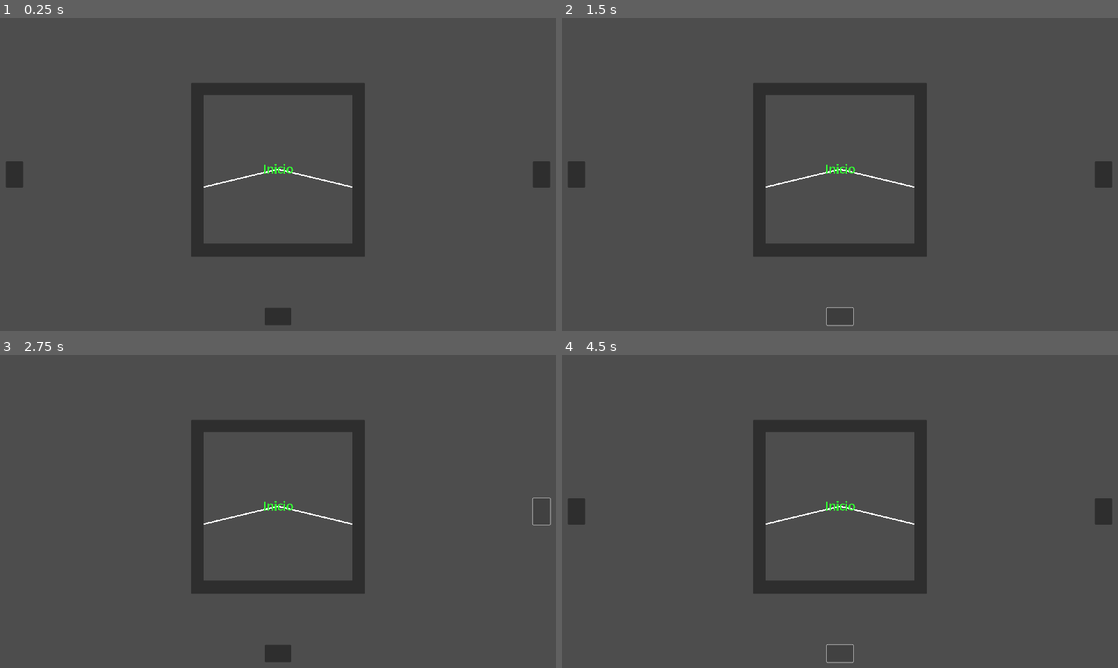
Above: before the commit, frames 1-4 (two rows, left to right).
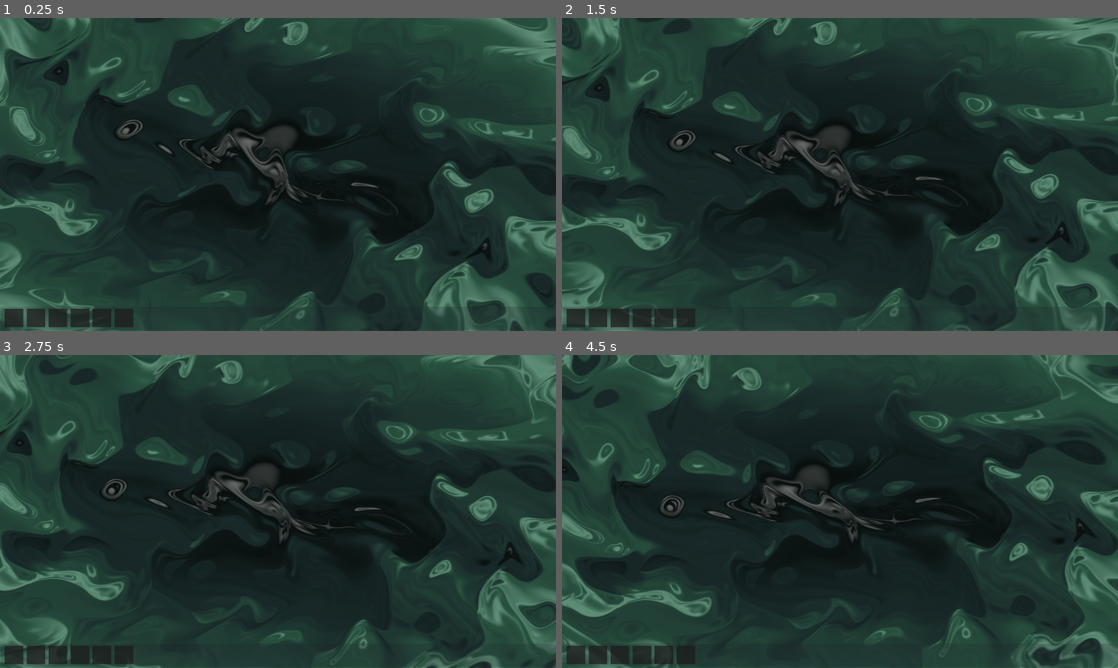
Above: after the commit, the same moments.

Repository: CubicMaldo/juego-estructura-ii
Game: Godot game, scene res://scenes/desktop/computer.tscn
Same seed, same stepped clock (60 frames per second), same inputs: the game is played once before the commit and once after it. Before the commit the project starts from res://scenes/tree/node_2d.tscn.
Inputs (mouse positions are in pixels of both pictures, inside the frame that each line leads up to):
- Up to frame 1 (0.25 s): no input
- Up to frame 2 (1.5 s): click (578, 174) at 0.52 s; click (840, 315) at 1.27 s
- Up to frame 3 (2.75 s): click (539, 511) at 2.02 s
- Up to frame 4 (4.5 s): click (1101, 511) at 2.77 s; click (578, 511) at 3.52 s; click (840, 652) at 4.27 s

The runs differ from the first frame. In frame 1, 96% of the frame differs, in the area x 0-100%, y 0-100%; in frame 2, 96%; in frame 3, 96%; in frame 4, 97%.

Commit message:
iconos de apps interaccionables (aun no hacen nada)

Diff:
--- a/assets/scripts/arboles/visual/arbol_visual.gd
+++ b/assets/scripts/arboles/visual/arbol_visual.gd
@@ -36,8 +36,6 @@
 
 func _dibujar_nodo(nodo: Nodo, x: float, y: float, offset_x: float, offset_y : float):
 	if nodo == null:
-		return
-	if not nodo.visto:
 		return
 	# Crear el nodo visual y colocarlo
 	var nodo_visual = nodo_escena.instantiate()
--- a/project.godot
+++ b/project.godot
@@ -11,7 +11,7 @@
 [application]
 
 config/name="EstructuraDatosII"
-run/main_scene="uid://s68a6a8aeg3c"
+run/main_scene="uid://chrommxyoxqu4"
 config/features=PackedStringArray("4.5", "Forward Plus")
 config/icon="res://icon.svg"
 
--- a/scenes/desktop/computer.tscn
+++ b/scenes/desktop/computer.tscn
@@ -1,8 +1,8 @@
 [gd_scene load_steps=8 format=3 uid="uid://chrommxyoxqu4"]
 
 [ext_resource type="PackedScene" uid="uid://dyre0wtdeeh7c" path="res://scenes/desktop/program.tscn" id="1_5spxl"]
-[ext_resource type="Shader" uid="uid://g3alu3rvi1hs" path="res://scenes/desktop/computer.gdshader" id="1_fuoj2"]
-[ext_resource type="Shader" uid="uid://dwj1gcianwteq" path="res://scenes/desktop/blurtest.gdshader" id="3_ax2js"]
+[ext_resource type="Shader" uid="uid://g3alu3rvi1hs" path="res://scenes/desktop/balatro.gdshader" id="1_fuoj2"]
+[ext_resource type="Shader" uid="uid://dwj1gcianwteq" path="res://scenes/desktop/blur.gdshader" id="3_ax2js"]
 
 [sub_resource type="ShaderMaterial" id="ShaderMaterial_ax2js"]
 shader = ExtResource("1_fuoj2")
@@ -57,9 +57,12 @@
 
 [node name="ColorRect" type="ColorRect" parent="."]
 material = SubResource("ShaderMaterial_ax2js")
-layout_mode = 0
-offset_right = 1920.0
-offset_bottom = 1080.0
+layout_mode = 1
+anchors_preset = 15
+anchor_right = 1.0
+anchor_bottom = 1.0
+grow_horizontal = 2
+grow_vertical = 2
 color = Color(0.7750634, 0.7750634, 0.7750634, 1)
 
 [node name="MarginContainer" type="MarginContainer" parent="ColorRect"]
@@ -74,6 +77,7 @@
 theme_override_constants/margin_top = 24
 theme_override_constants/margin_right = 12
 theme_override_constants/margin_bottom = 12
+metadata/_edit_lock_ = true
 
 [node name="GridContainer" type="GridContainer" parent="ColorRect/MarginContainer"]
 layout_mode = 2
--- a/scenes/desktop/desktop_apps.gd
+++ b/scenes/desktop/desktop_apps.gd
@@ -168,15 +168,19 @@
 
 func _on_pressed() -> void:
 	clickedTimesOnFocus += 1
-
 	if clickedTimesOnFocus < 2:
 		return
-	if tween_hover and tween_hover.is_running():
-		tween_hover.kill()
-	tween_hover = create_tween().set_ease(Tween.EASE_OUT).set_trans(Tween.TRANS_ELASTIC)
-	tween_hover.tween_property(self, "scale", Vector2(1.2, 1.2), 0.5)
+
+	_clicked_twice()
+
 	clickedTimesOnFocus = 0
 
 
 func _on_focus_exited() -> void:
 	clickedTimesOnFocus = 0
+
+func _clicked_twice() -> void:
+	if tween_hover and tween_hover.is_running():
+		tween_hover.kill()
+	tween_hover = create_tween().set_ease(Tween.EASE_OUT).set_trans(Tween.TRANS_ELASTIC)
+	tween_hover.tween_property(self, "scale", Vector2(1.2, 1.2), 0.5)
--- a/scenes/desktop/tes.gdshader
+++ /dev/null
@@ -1,6 +0,0 @@
-shader_type canvas_item;
-
-uniform float blur_amount: hint_range(0.0, 10.0) = 5.0;
-
-void fragment() {
-}
--- a/test.tscn
+++ /dev/null
@@ -1,11 +0,0 @@
-[gd_scene load_steps=2 format=3 uid="uid://u6gjmuurdl8t"]
-
-[ext_resource type="PackedScene" uid="uid://dyre0wtdeeh7c" path="res://scenes/desktop/program.tscn" id="1_37kl0"]
-
-[node name="Node" type="Node"]
-
-[node name="App" parent="." instance=ExtResource("1_37kl0")]
-
-[node name="App2" parent="." instance=ExtResource("1_37kl0")]
-offset_left = -187.28003
-offset_right = -91.28003
Renamed: scenes/desktop/computer.gdshader -> scenes/desktop/balatro.gdshader
Renamed: scenes/desktop/computer.gdshader.uid -> scenes/desktop/balatro.gdshader.uid
Renamed: scenes/desktop/blurtest.gdshader -> scenes/desktop/blur.gdshader
Renamed: scenes/desktop/blurtest.gdshader.uid -> scenes/desktop/blur.gdshader.uid
Not shown, removed: scenes/desktop/tes.gdshader.uid
